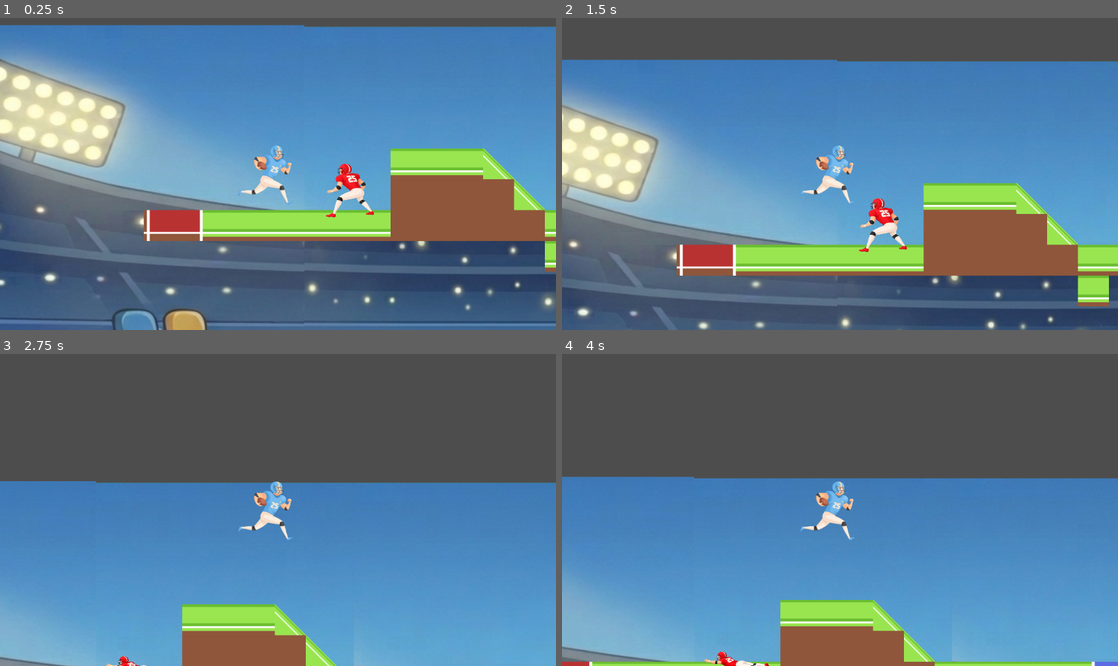
Above: before the commit, frames 1-4 (two rows, left to right).
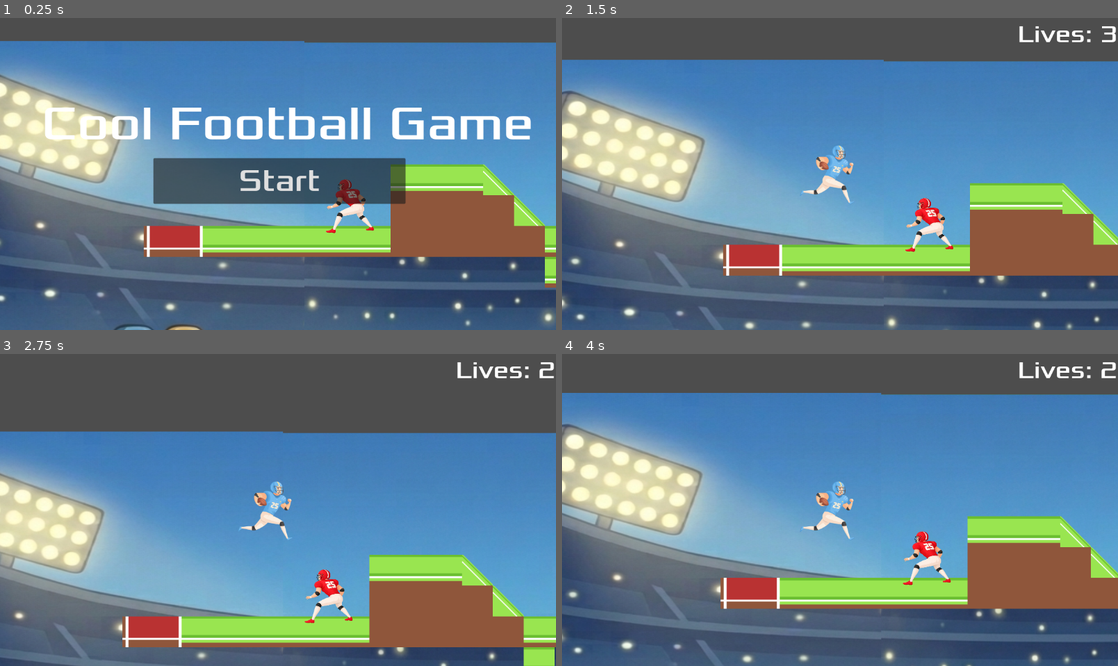
Above: after the commit, the same moments.

Repository: Hunter-Canole/Final-Project-Game-Dev
Game: Godot game, scene res://world.tscn
Same seed, same stepped clock (60 frames per second), same inputs: the game is played once before the commit and once after it.
Inputs (mouse positions are in pixels of both pictures, inside the frame that each line leads up to):
- Up to frame 1 (0.25 s): no input
- Up to frame 2 (1.5 s): click (840, 180) at 0.5 s, where only the run after the commit has a clickable "Start"; tap Enter (ui_accept) at 1.25 s; hold Right (ui_right) from 1.28 s (still down)
- Up to frame 3 (2.75 s): keep holding Right (ui_right); tap Enter (ui_accept) at 1.52, 2.27 s
- Up to frame 4 (4 s): release Right (ui_right) at 2.78 s; hold Left (ui_left) 2.78-3.53 s; hold Right (ui_right) from 3.53 s (still down); tap Enter (ui_accept) at 3.77 s

The runs differ from the first frame. In frame 1, 42% of the frame differs, in the area x 0-100%, y 2-100%; in frame 2, 22%; in frame 3, 52%; in frame 4, 80%.

Commit message:
added a hud to the  game
edited world so merge conflict could happen

Diff:
--- a/final-project-game-dev/defense.gd
+++ b/final-project-game-dev/defense.gd
@@ -1,9 +1,10 @@
 extends CharacterBody2D
 
 signal hit_player
-
+var starting_position : Vector2
 
 func _ready():
+	starting_position = global_position
 	$AnimatedSprite2D.animation = "idle"
 	$AnimatedSprite2D.play()
 	$Hitbox_Diving/CollisionShape2D.set_deferred("disabled", true)
@@ -16,10 +17,24 @@
 
 func _on_hitbox_body_entered(body: Node2D) -> void:
 	hit_player.emit()
-
+	global_position = starting_position
+	$AnimatedSprite2D.animation = "idle"
+	$AnimatedSprite2D.play()
+	$Hurtbox/CollisionShape2D.set_deferred("disabled", false)
+	$Hitbox_Normal/CollisionShape2D.set_deferred("disabled", false)
+	$CollisionShape2D.set_deferred("disabled", false)
+	$CollisionShape2Diving.set_deferred("disabled", true)
+	$Hitbox_Diving/CollisionShape2D.set_deferred("disabled", true)
 func _on_hitbox_diving_body_entered(body: Node2D) -> void:
 	hit_player.emit()
-
+	global_position = starting_position
+	$AnimatedSprite2D.animation = "idle"
+	$AnimatedSprite2D.play()
+	$Hurtbox/CollisionShape2D.set_deferred("disabled", false)
+	$Hitbox_Normal/CollisionShape2D.set_deferred("disabled", false)
+	$CollisionShape2D.set_deferred("disabled", false)
+	$CollisionShape2Diving.set_deferred("disabled", true)
+	$Hitbox_Diving/CollisionShape2D.set_deferred("disabled", true)
 
 func _on_hurtbox_body_entered(body: Node2D) -> void:
 	$Hurtbox/CollisionShape2D.set_deferred("disabled", true)
--- a/final-project-game-dev/defense.tscn
+++ b/final-project-game-dev/defense.tscn
@@ -68,7 +68,7 @@
 
 [node name="Hitbox_Normal" type="Area2D" parent="."]
 collision_layer = 2
-collision_mask = 0
+collision_mask = 2
 
 [node name="CollisionShape2D" type="CollisionShape2D" parent="Hitbox_Normal"]
 position = Vector2(4, 2.5)
--- /dev/null
+++ b/final-project-game-dev/hud.gd
@@ -0,0 +1,34 @@
+extends CanvasLayer
+
+signal start_game
+# Called when the node enters the scene tree for the first time.
+func _ready() -> void:
+	pass # Replace with function body.
+# Called every frame. 'delta' is the elapsed time since the previous frame.
+func _process(delta: float) -> void:
+	pass
+
+func show_message(text):
+	$Message.text = text
+	$Message.show()
+	$MessageTimer.start()
+
+func show_game_over():
+	show_message("You Lost")
+	await $MessageTimer.timeout
+
+	$Message.text = "Cool Football Game"
+	$Message.show()
+	await get_tree().create_timer(1.0).timeout
+	$StartButton.show()
+
+
+
+func _on_start_button_pressed() -> void:
+	$StartButton.hide()
+	$Message.hide()
+	start_game.emit()
+
+
+func _on_message_timer_timeout() -> void:
+	$Message.hide()
--- /dev/null
+++ b/final-project-game-dev/hud.tscn
@@ -0,0 +1,48 @@
+[gd_scene load_steps=3 format=3 uid="uid://ch8m8q3r5ee4i"]
+
+[ext_resource type="FontFile" uid="uid://vl7ms8l48x3o" path="res://Xolonium-Regular.ttf" id="1_37p78"]
+[ext_resource type="Script" uid="uid://mj7r8n0ofqgg" path="res://hud.gd" id="1_64ctp"]
+
+[node name="HUD" type="CanvasLayer"]
+script = ExtResource("1_64ctp")
+
+[node name="Message" type="Label" parent="."]
+offset_left = 86.0
+offset_top = 159.0
+offset_right = 1393.0
+offset_bottom = 346.0
+theme_override_fonts/font = ExtResource("1_37p78")
+theme_override_font_sizes/font_size = 100
+text = "Cool Football Game"
+
+[node name="StartButton" type="Button" parent="."]
+offset_left = 318.0
+offset_top = 291.0
+offset_right = 841.0
+offset_bottom = 386.0
+theme_override_fonts/font = ExtResource("1_37p78")
+theme_override_font_sizes/font_size = 64
+text = "Start"
+
+[node name="Lives" type="Label" parent="."]
+offset_left = 945.0
+offset_top = 3.0
+offset_right = 1152.0
+offset_bottom = 64.0
+theme_override_fonts/font = ExtResource("1_37p78")
+theme_override_font_sizes/font_size = 50
+text = "
+"
+
+[node name="Loser" type="Label" parent="."]
+offset_left = 329.0
+offset_top = 157.0
+offset_right = 1355.0
+offset_bottom = 277.0
+theme_override_fonts/font = ExtResource("1_37p78")
+theme_override_font_sizes/font_size = 100
+
+[node name="MessageTimer" type="Timer" parent="."]
+wait_time = 2.0
+
+[connection signal="pressed" from="StartButton" to="." method="_on_start_button_pressed"]
--- a/final-project-game-dev/world.gd
+++ b/final-project-game-dev/world.gd
@@ -1,14 +1,40 @@
 extends Node2D
 
-
+var lives
+var can_be_hit = true
 # Called when the node enters the scene tree for the first time.
 func _ready() -> void:
-	pass # Replace with function body.
-
-
+	$Player.set_physics_process(false)
 # Called every frame. 'delta' is the elapsed time since the previous frame.
 func _process(delta: float) -> void:
 	pass
+func game_over() -> void:
+	$Player.set_physics_process(false)
+	$Player/AnimatedSprite2D.stop()
+	$HUD/Lives.visible = false
+	$HUD.show_game_over()
+
+func new_game():
+	lives = 3
+	$Player.set_physics_process(true)
+	can_be_hit = true
+	$HUD/Lives.visible = true
+	$HUD/Lives.text = "Lives: " + str(lives)
+	$Player.position = $PlayerSpawn.position
+	get_tree().call_group("defense", "queue_free")
+
 
 func _on_defense_hit_player() -> void:
+	if not can_be_hit:
+		return
+	can_be_hit = false
+	lives -= 1
+	$HUD/Lives.text = "Lives: " + str(lives)
 	$Player.position = $PlayerSpawn.position
+	if lives <= 0:
+		game_over()
+	else:
+		await get_tree().create_timer(0.2).timeout
+		can_be_hit = true
+func _on_hud_start_game() -> void:
+	new_game()
--- a/final-project-game-dev/world.tscn
+++ b/final-project-game-dev/world.tscn
@@ -6,6 +6,7 @@
 [ext_resource type="Texture2D" uid="uid://gegxbhrr1fcw" path="res://Stands1.png" id="3_pkg7o"]
 [ext_resource type="PackedScene" uid="uid://3hmenitkbw25" path="res://defense.tscn" id="3_tlwt5"]
 [ext_resource type="Texture2D" uid="uid://qul5djchsngr" path="res://football_tiles2.png" id="4_dwbse"]
+[ext_resource type="PackedScene" uid="uid://ch8m8q3r5ee4i" path="res://hud.tscn" id="7_pkg7o"]
 
 [sub_resource type="TileSetAtlasSource" id="TileSetAtlasSource_pkg7o"]
 texture = ExtResource("4_dwbse")
@@ -83,4 +84,7 @@
 position = Vector2(1235, 346)
 shape = SubResource("RectangleShape2D_dwbse")
 
+[node name="HUD" parent="." instance=ExtResource("7_pkg7o")]
+
 [connection signal="hit_player" from="defense" to="." method="_on_defense_hit_player"]
+[connection signal="start_game" from="HUD" to="." method="_on_hud_start_game"]
Binary file added: final-project-game-dev/Xolonium-Regular.ttf
Not shown, added: final-project-game-dev/Xolonium-Regular.ttf.import
Not shown, added: final-project-game-dev/hud.gd.uid
Not shown: 1 places in final-project-game-dev/world.tscn that only renumber resources
